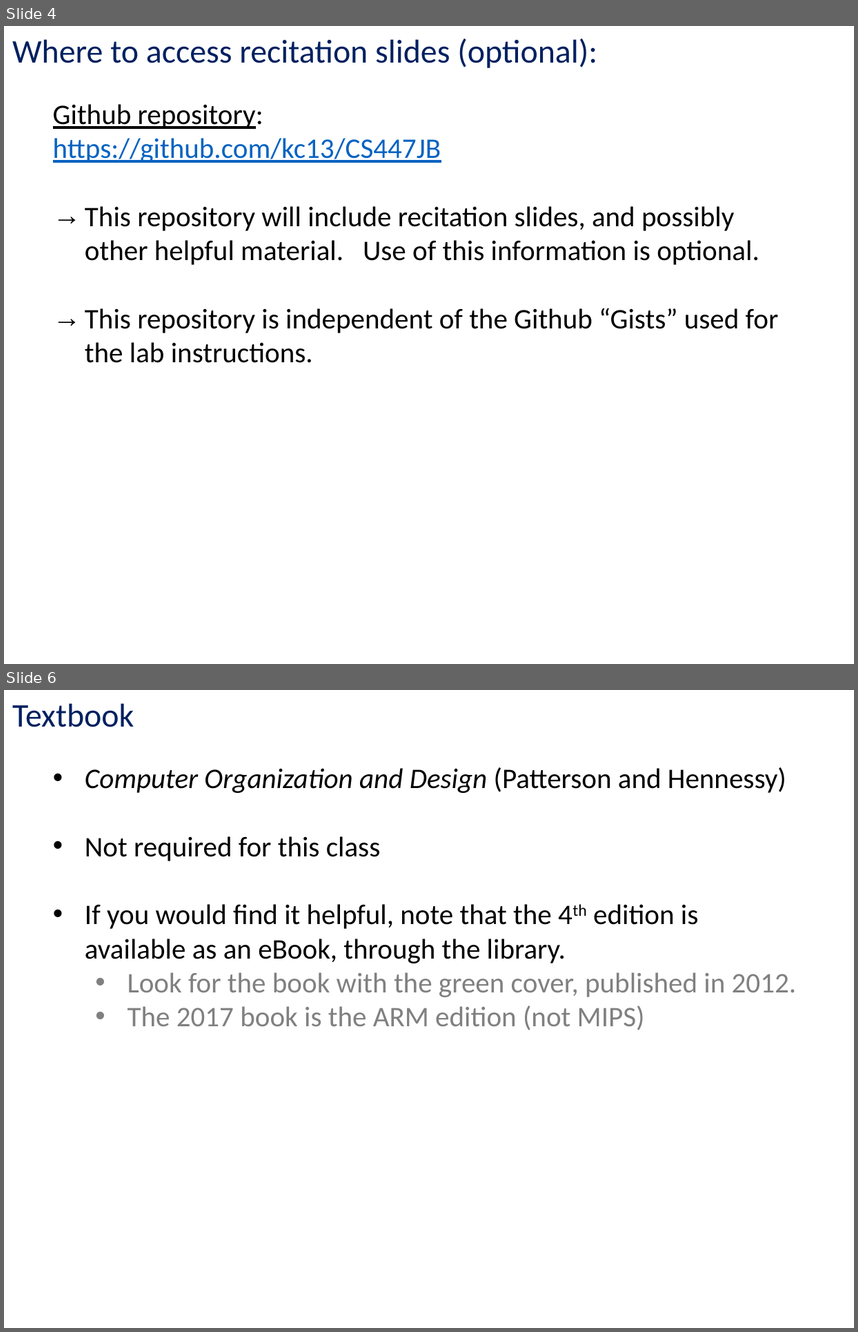
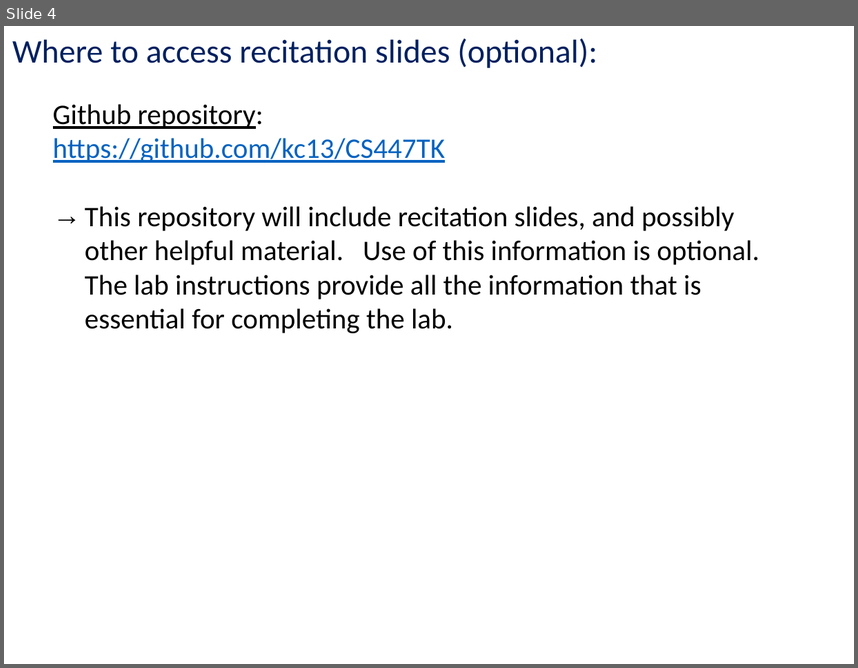
Before and after one commit to kc13/CS447TK, a slide deck: cs447tk_rec1_jan22.pptx. Shown one above the other, each under a label of ours: slides 4 and 6 before the commit, slide 4 after it; the slides between them are not shown. The pictures are 858x1332 and 858x668 pixels, drawn with LibreOffice and Linux fonts; fonts in the diff are those of the drawing. Boxes give left, top, right and bottom in pixels: in the first picture for what was removed or moved away, otherwise in the second. Text is boxed around its words. In the diff, an @@ line names an element or a change of style, - is before the commit and + after.

```diff
--- a/cs447tk_rec1_jan22.pptx
+++ b/cs447tk_rec1_jan22.pptx
@@ slide 6 removed at bbox=[4, 690, 854, 1328], background #FFFFFF @@
@@ text removed at bbox=[12, 703, 134, 727] @@
-Textbook
@@ text removed at bbox=[85, 767, 797, 1030] @@
-• Computer Organization and Design (Patterson and Hennessy)
-• Not required for this class
-• If you would find it helpful, note that the 4th edition is available as an eBook, through the library.
-  • Look for the book with the green cover, published in 2012.
-  • The 2017 book is the ARM edition (not MIPS)
@@ slide 4 changed as well @@
@@ text at bbox=[53, 138, 760, 333]: text changed @@
-https://github.com/kc13/CS447JB
-→ This repository will include recitation slides, and possibly other helpful material. Use of this information is optional.
-→ This repository is independent of the Github “Gists” used for the lab instructions.
+https://github.com/kc13/CS447TK
+→ This repository will include recitation slides, and possibly other helpful material. Use of this information is optional. The lab instructions provide all the information that is essential for completing the lab.
```
Also in this commit, not shown: 3 other slides changed, 13 slides added, 12 other slides removed.
